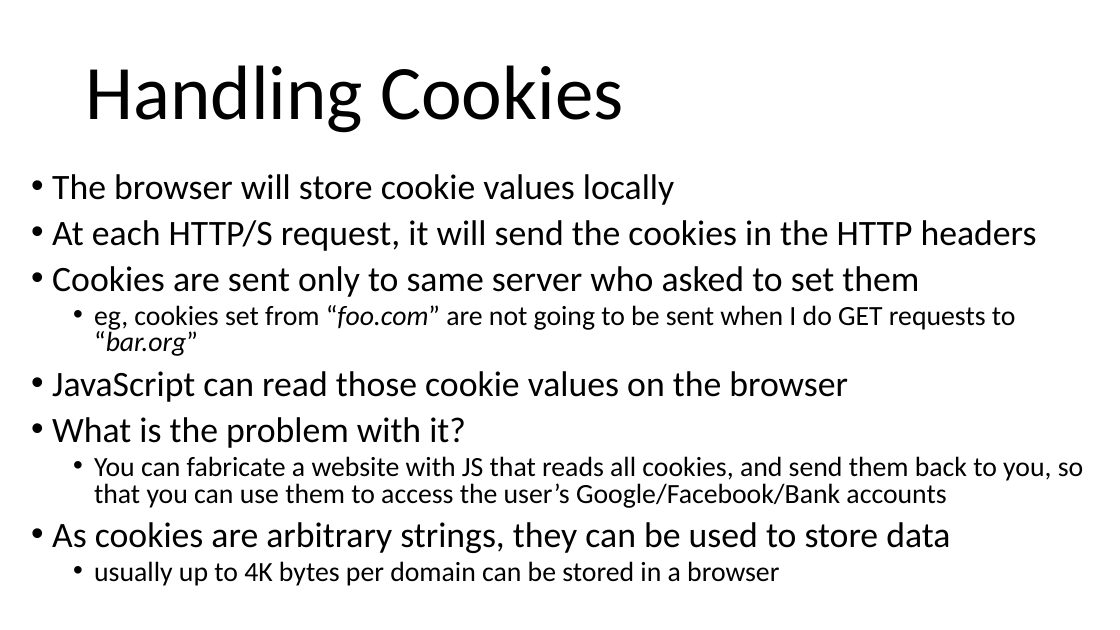
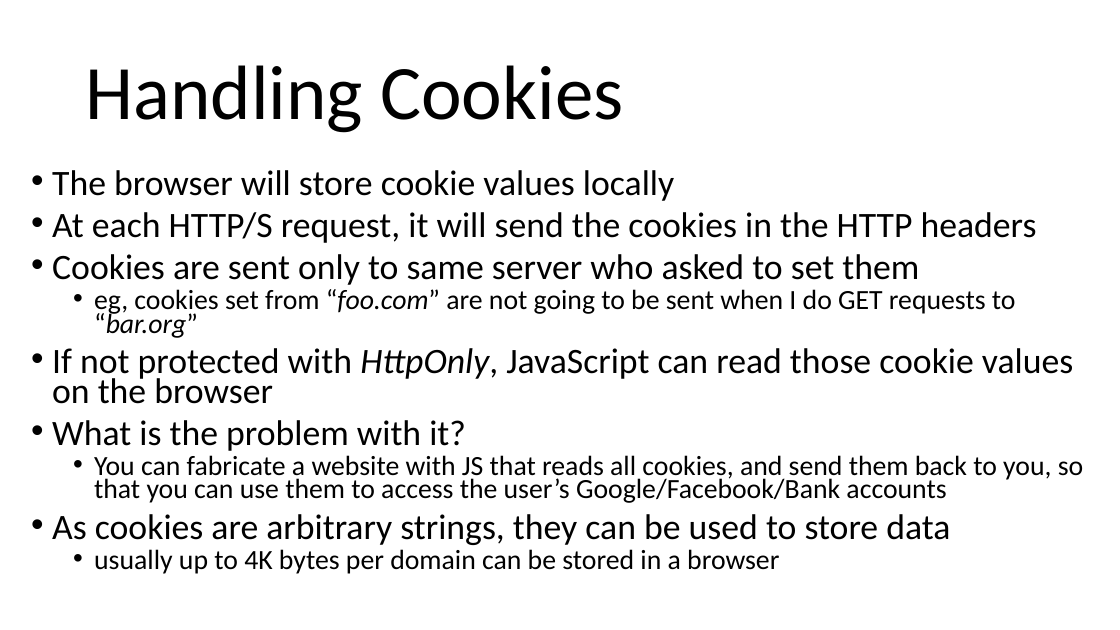
Before and after one commit to arcuri82/web_development_and_api_design, a slide deck: slide 31 of docs/slides/lesson_08.pptx. Drawn at 1120x630 pixels with LibreOffice and Linux fonts; fonts in the diff are those of the drawing. Boxes give left, top, right and bottom in pixels: in the first picture for what was removed or moved away, otherwise in the second. Text is boxed around its words. In the diff, an @@ line names an element or a change of style, - is before the commit and + after.

Commit message:
fixed error in slide

```diff
--- a/docs/slides/lesson_08.pptx
+++ b/docs/slides/lesson_08.pptx
@@ text at [52, 170, 1084, 574]: line spacing 0.8 to 0.7 @@
@@ text at [52, 348, 1073, 404]: text changed @@
-• JavaScript can read those cookie values on the browser
+• If not protected with HttpOnly, JavaScript can read those cookie values on the browser
```
Also in this commit, not shown: 1 other file.
